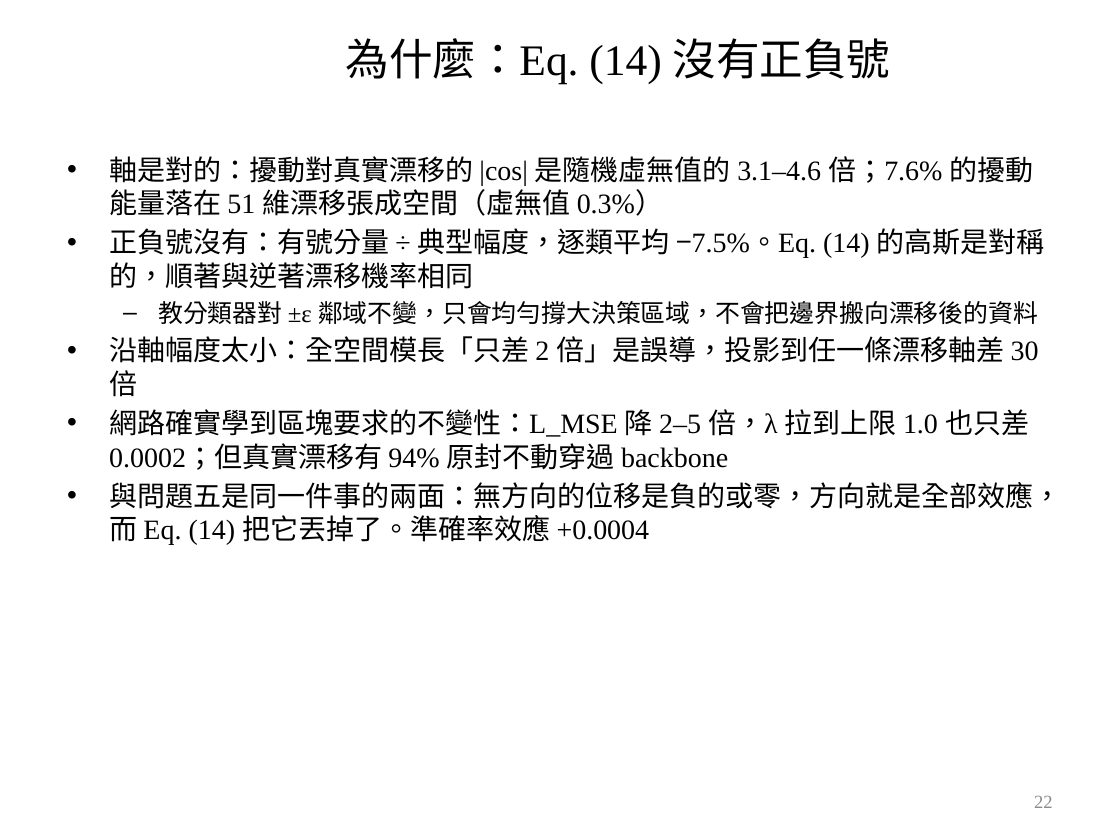
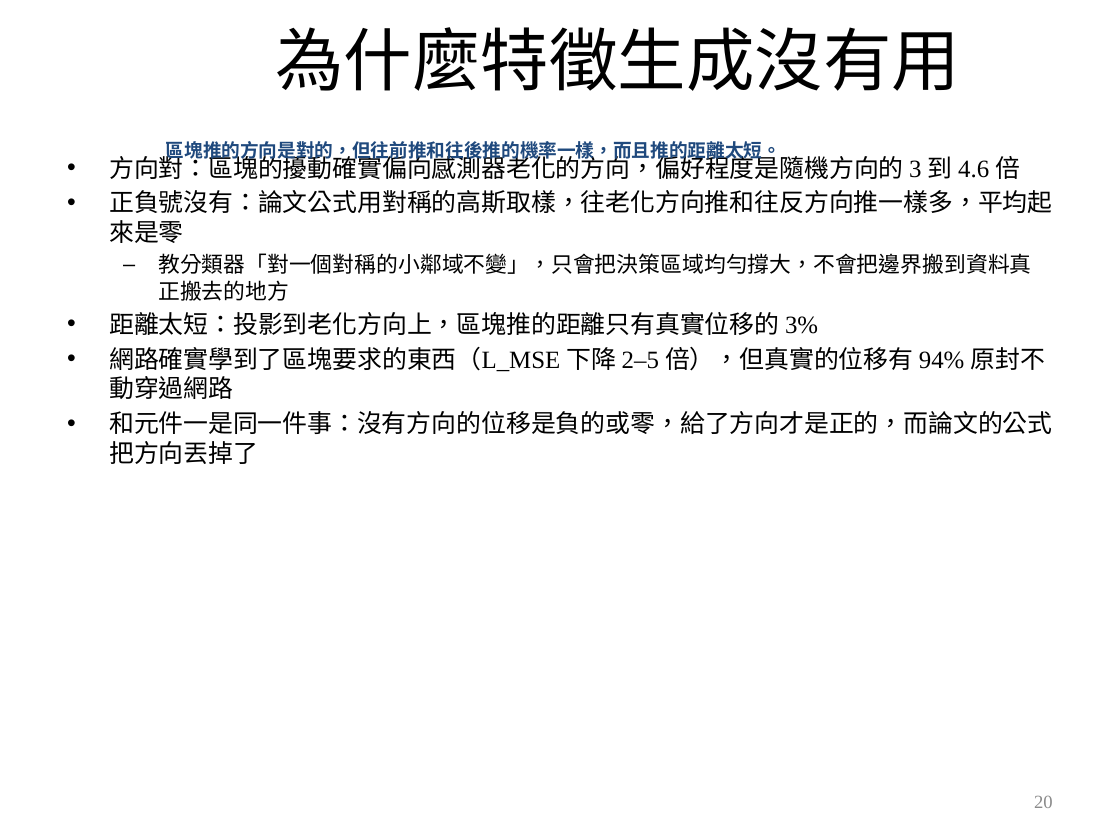
Before and after one commit to wintera1233/cdcnn, a slide deck: slide 20 of reports/09-22-merged.pptx (slide 22 before the commit). Drawn at 1120x840 pixels with LibreOffice and Linux fonts; fonts in the diff are those of the drawing; background and template pictures are left out. Boxes give left, top, right and bottom in pixels: in the first picture for what was removed or moved away, otherwise in the second. Text is boxed around its words. In the diff, an @@ line names an element or a change of style, - is before the commit and + after.

```diff
--- a/reports/09-22-merged.pptx
+++ b/reports/09-22-merged.pptx
@@ title at [275,27,959,91]: text changed; size 28 to 44 pt @@
-為什麼：Eq. (14) 沒有正負號
+為什麼特徵生成沒有用
@@ text added at [166,141,781,163], 12 pt, text #1F497D, bold @@
+區塊推的方向是對的，但往前推和往後推的機率一樣，而且推的距離太短。
@@ text at [109,151,1052,464]: text changed; size 18 to 16 pt @@
-• 軸是對的：擾動對真實漂移的 |cos| 是隨機虛無值的 3.1–4.6 倍；7.6% 的擾動能量落在 51 維漂移張成空間（虛無值 0.3%）
-• 正負號沒有：有號分量 ÷ 典型幅度，逐類平均 −7.5%。Eq. (14) 的高斯是對稱的，順著與逆著漂移機率相同
-  – 教分類器對 ±ε 鄰域不變，只會均勻撐大決策區域，不會把邊界搬向漂移後的資料
-• 沿軸幅度太小：全空間模長「只差 2 倍」是誤導，投影到任一條漂移軸差 30 倍
-• 網路確實學到區塊要求的不變性：L_MSE 降 2–5 倍，λ 拉到上限 1.0 也只差 0.0002；但真實漂移有 94% 原封不動穿過 backbone
-• 與問題五是同一件事的兩面：無方向的位移是負的或零，方向就是全部效應，而 Eq. (14) 把它丟掉了。準確率效應 +0.0004
+• 方向對：區塊的擾動確實偏向感測器老化的方向，偏好程度是隨機方向的 3 到 4.6 倍
+• 正負號沒有：論文公式用對稱的高斯取樣，往老化方向推和往反方向推一樣多，平均起來是零
+  – 教分類器「對一個對稱的小鄰域不變」，只會把決策區域均勻撐大，不會把邊界搬到資料真正搬去的地方
+• 距離太短：投影到老化方向上，區塊推的距離只有真實位移的 3%
+• 網路確實學到了區塊要求的東西（L_MSE 下降 2–5 倍），但真實的位移有 94% 原封不動穿過網路
+• 和元件一是同一件事：沒有方向的位移是負的或零，給了方向才是正的，而論文的公式把方向丟掉了
@@ page number at [1034,795,1053,808]: text changed @@
-22
+20
```
Also in this commit, not shown: 8 other slides changed, 6 slides added, 8 slides removed, 1 other file.
